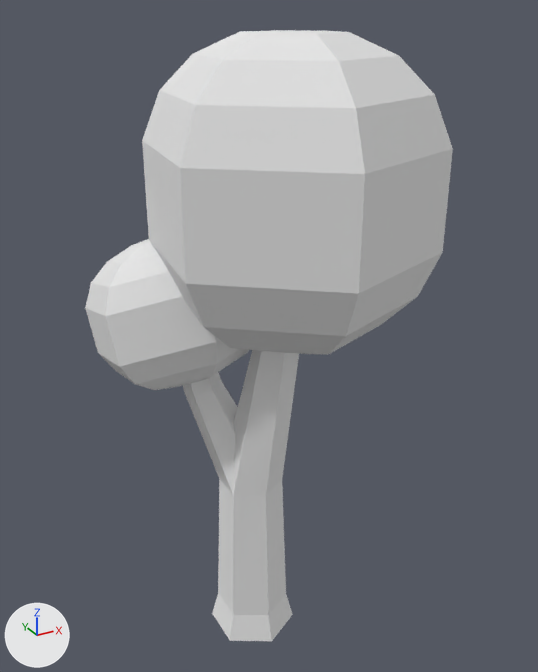
The OBJ model Assets/MapEditor/modular_terrain_collection/Hilly_Prop_Tree_Oak_3.obj as it was, and as the next commit left it.
Camera for both pictures: a camera (50 mm lens) standing at (-2.28, -4.44, 4.83) and looking at (0.17, 0.01, 2.6). The axes (+X, +Y, +Z) are drawn at lower left. The lights are the same throughout. Where no turn or scale is listed for an object, it has been applied to the vertices.
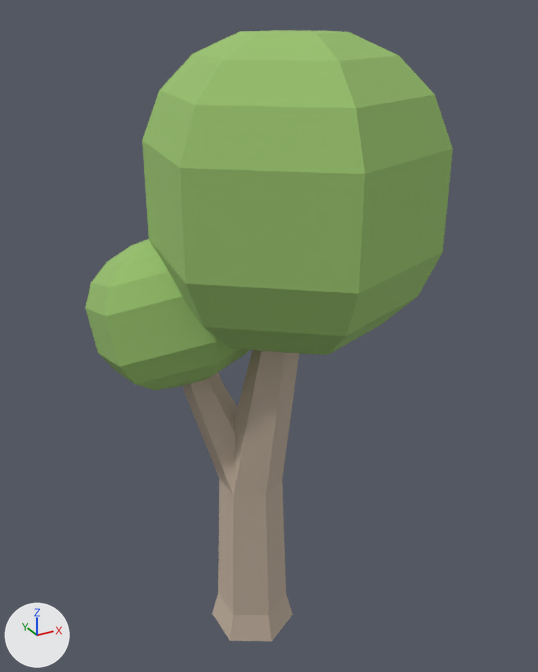
Where the change shows, as pixel boxes [x1, y1, x2, y2] in the pictures (538 x 672 px):
```json
{"object": "object3", "change": "recoloured", "before": [142, 30, 453, 355], "after": [142, 30, 453, 355], "on screen": "white to green"}
{"object": "object2", "change": "recoloured", "before": [183, 350, 299, 641], "after": [183, 350, 299, 641]}
{"object": "object1", "change": "recoloured", "before": [85, 239, 249, 390], "after": [85, 239, 249, 390], "on screen": "white to green"}
```

The change, as JSON lines over the scene's bpy script:
```json
{"op": "set", "path": "mat_oak_leaves.base_color", "old": "(0.8, 0.8, 0.8)", "new": "(0.322, 0.541, 0.157)", "note": "white #e7e7e7 -> green #9ac26e"}
{"op": "set", "path": "mat_wood_dark.base_color", "old": "(0.8, 0.8, 0.8)", "new": "(0.518, 0.42, 0.333)", "note": "white #e7e7e7 -> beige #bfad9c"}
```
